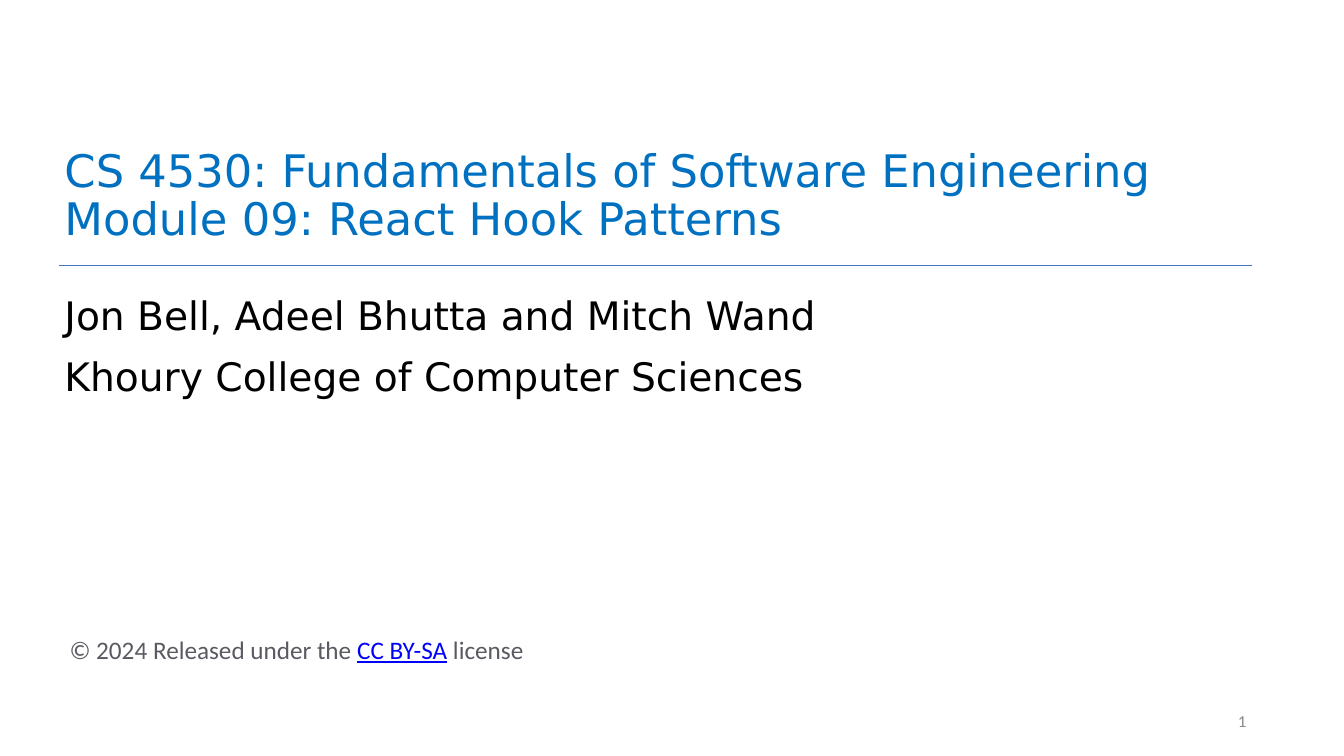
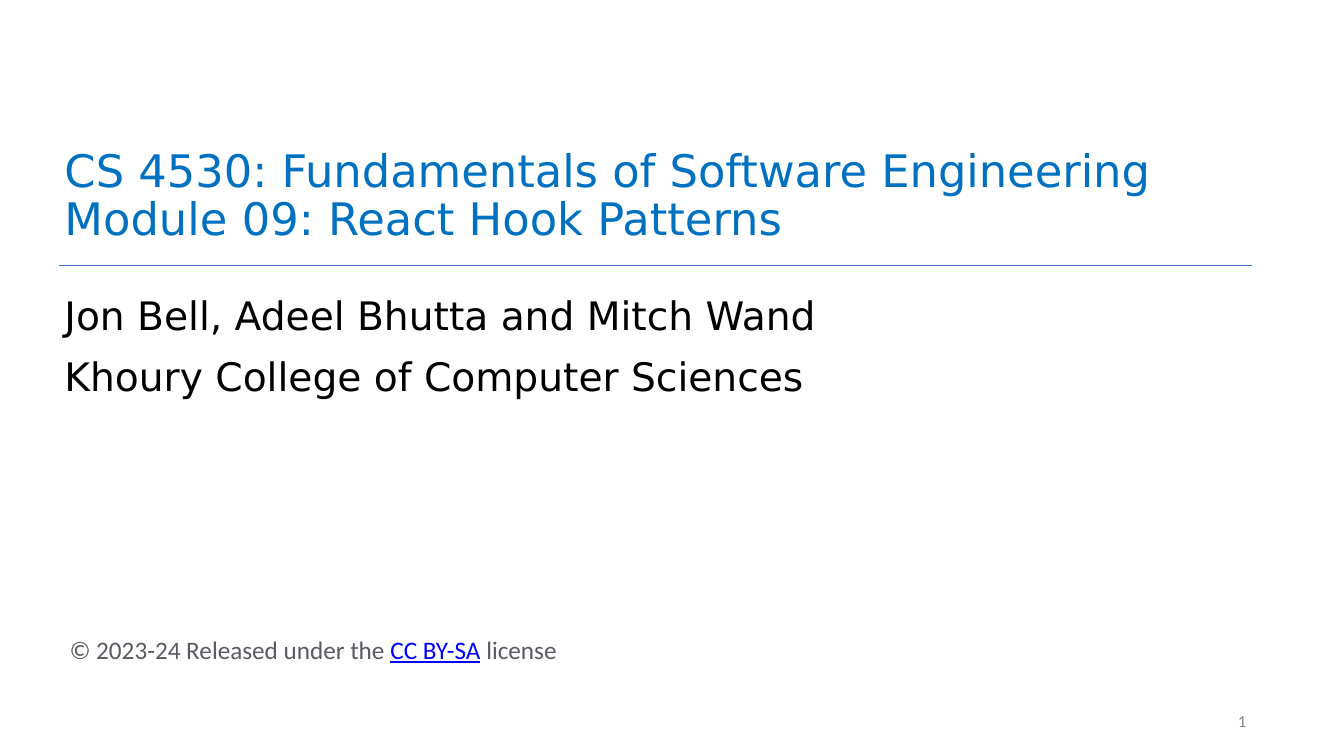
Before and after one commit to neu-se/CS4530-Spring-2024, a slide deck: slide 1 of Slides/Module 09 React Hooks.pptx. Drawn at 1344x756 pixels with LibreOffice and Linux fonts; fonts in the diff are those of the drawing. Boxes give left, top, right and bottom in pixels: in the first picture for what was removed or moved away, otherwise in the second. Text is boxed around its words. In the diff, an @@ line names an element or a change of style, - is before the commit and + after.

Commit message:
Module 09 release candidate 1

```diff
--- a/Slides/Module 09 React Hooks.pptx
+++ b/Slides/Module 09 React Hooks.pptx
@@ text at (x1=96, y1=641, x2=556, y2=663): text changed @@
-© 2024 Released under the CC BY-SA license
+© 2023-24 Released under the CC BY-SA license
```
Also in this commit, not shown: 11 other slides changed, 4 other files.
